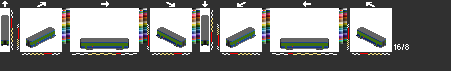
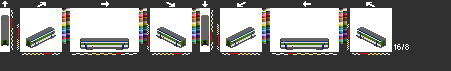
The second w=451, h=71 image is a revision of the first. Changes to its layers:
added layer "b6" above "b5" over [1, 10, 386, 49]
hid "b4", painted on it over [1, 18, 386, 49]
